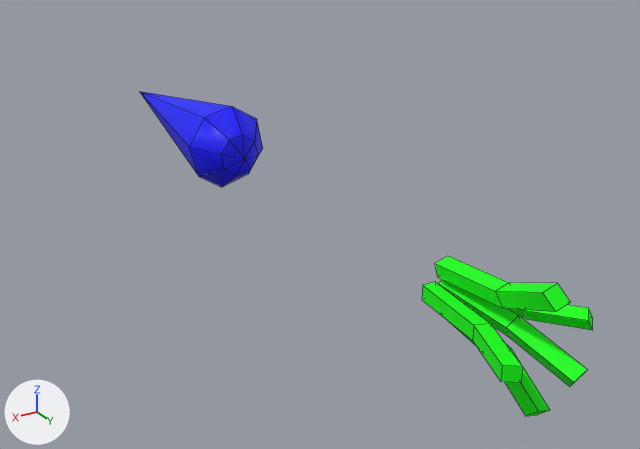
An edit to the FBX model Artistkram/Adi/Karotte/karotte_low_explosion.fbx, drawn before and after from the same camera.
The view is the same before and after, from a camera (50 mm lens) standing at (1.04, 2.45, 0.82) and looking at (-0.25, 0.29, -0.26). Lighting does not change. The marker at lower left points along +X, +Y and +Z. Mesh edges are drawn as thin lines. Where no turn or scale is listed for an object, it has been applied to the vertices.
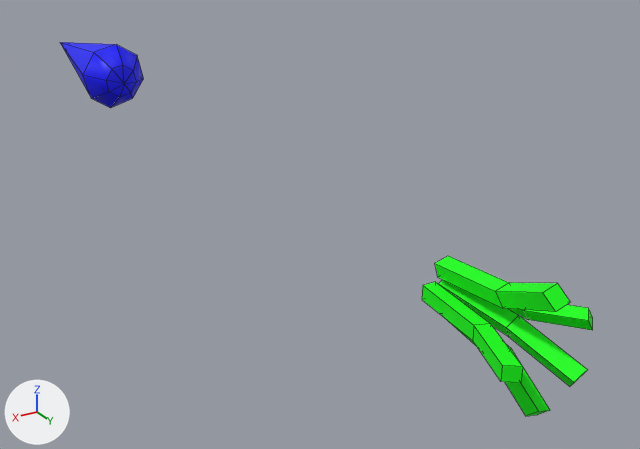
The newer file is also rescaled (x0.5), turned or shifted as a whole; pictures and numbers use the older file's frame.

Location of each change, (x1, y1, x2, y2) in pixels of the pictures (640 x 449 px):
'polySurface14', mesh moved: before (139, 91, 263, 187); after (60, 42, 144, 108)

The change in detail:
me_mesh has 18 vertices, 24 faces and spans x -0.119..0.119, y -0.539..0.293, z -0.118..0.121.
me_mesh is used by ob_polysurface14; location (0.0, 0.0, 0.0).
me_mesh part 1: the whole mesh is moved by (0.0, -1.0, 0.0).
